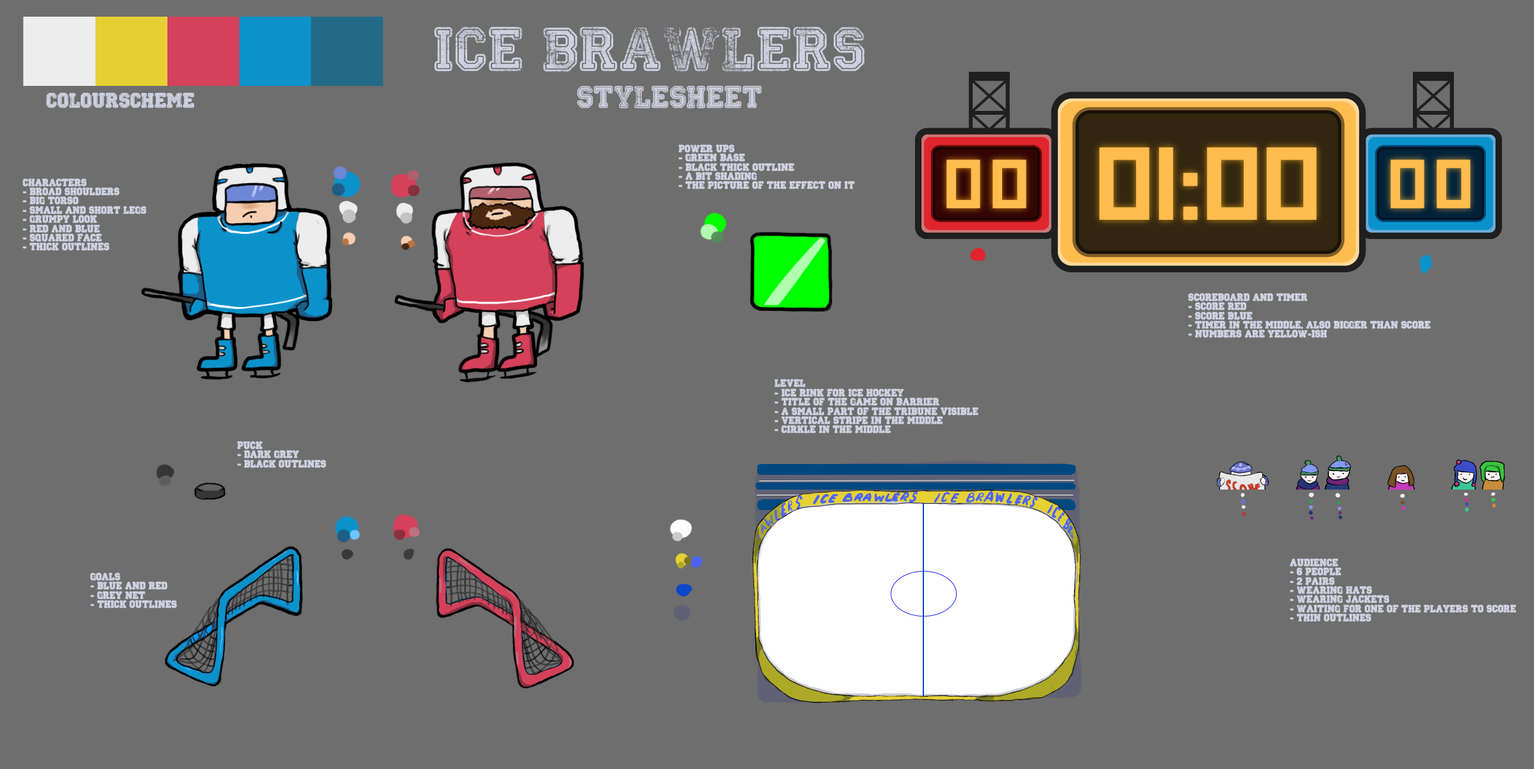
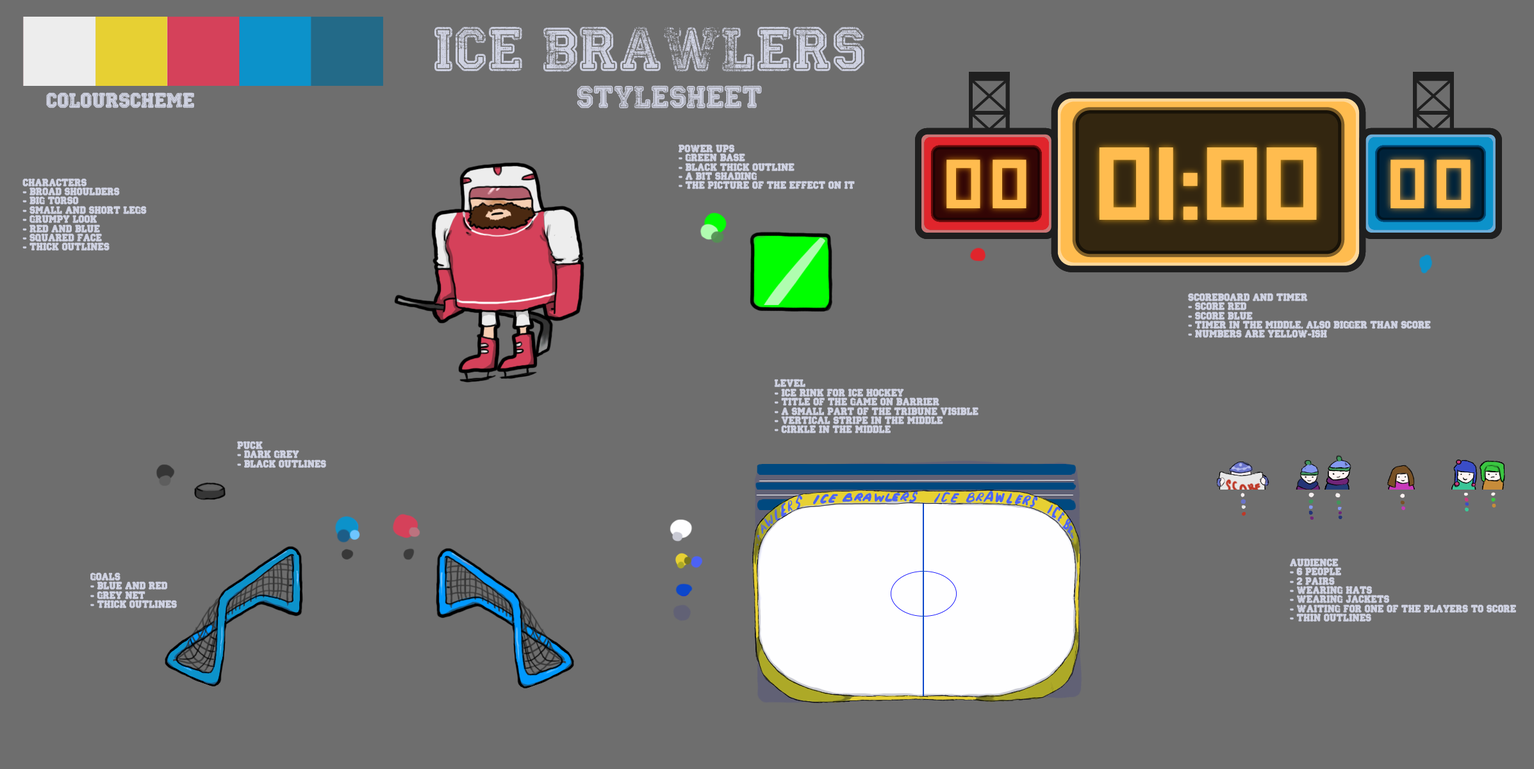
Before/after of a 1534 x 769 layered artwork. What changed in the layer stack:
hid group "1" (3 layers) over (x1=140, y1=162, x2=575, y2=689)
